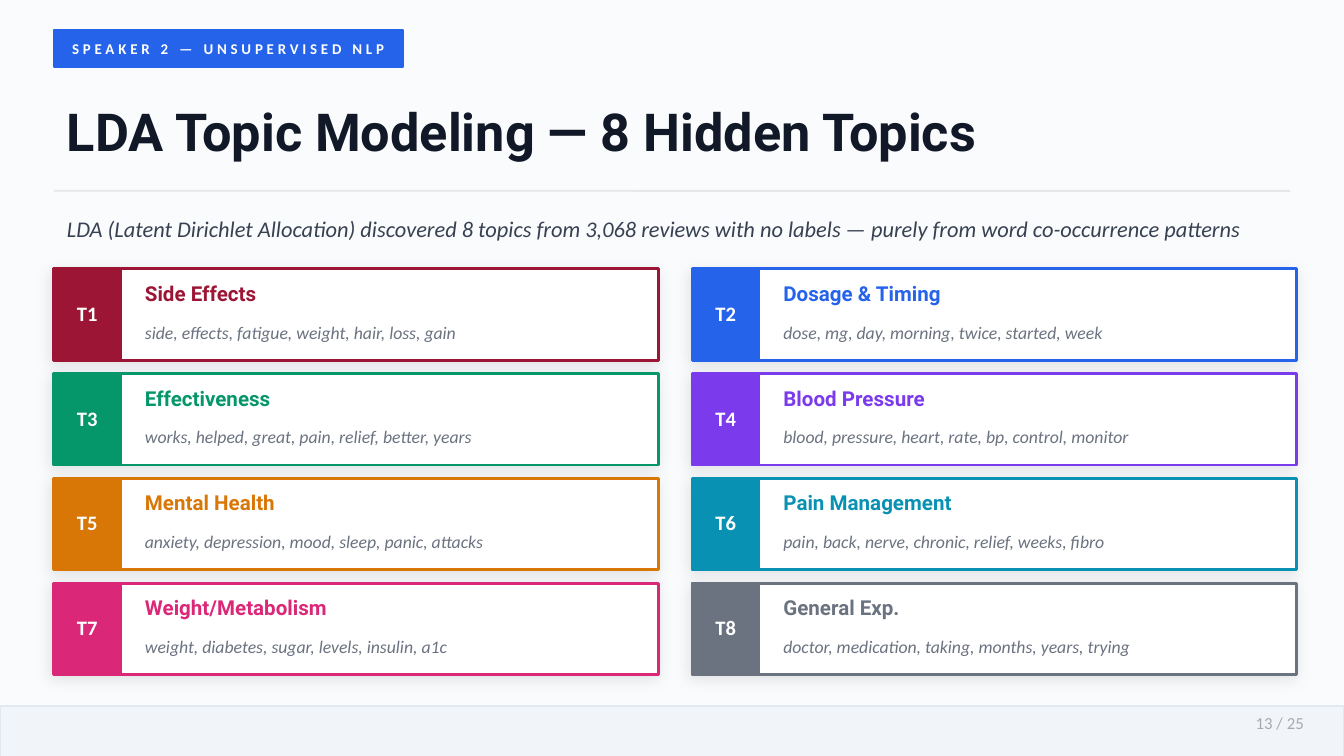
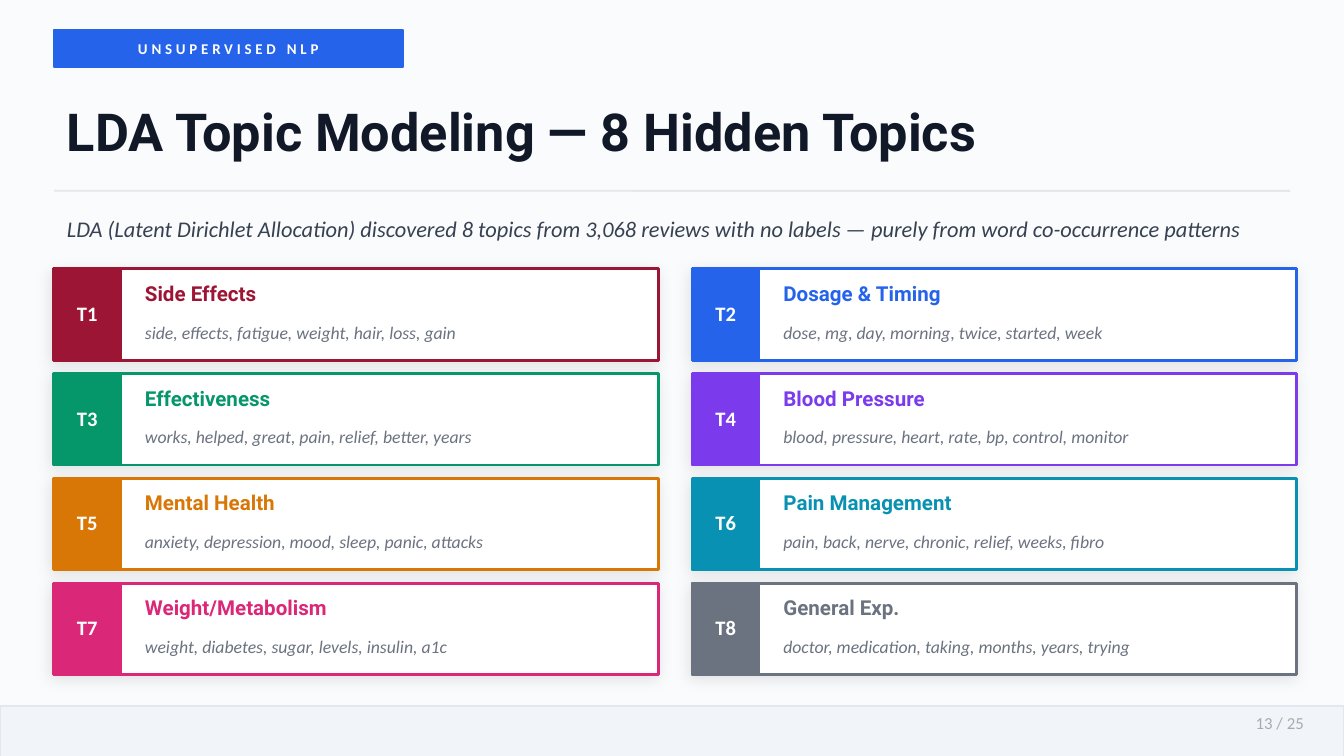
Before and after one commit to Bhawna1201/healthcare-intelligence, a slide deck: slide 13 of healthcare_presentation_notes.pptx. Drawn at 1344x756 pixels with LibreOffice and Linux fonts; fonts in the diff are those of the drawing. Boxes give left, top, right and bottom in pixels: in the first picture for what was removed or moved away, otherwise in the second. Text is boxed around its words. In the diff, an @@ line names an element or a change of style, - is before the commit and + after.

```diff
--- a/healthcare_presentation_notes.pptx
+++ b/healthcare_presentation_notes.pptx
@@ text at (x1=138, y1=44, x2=319, y2=54): text changed @@
-SPEAKER 2 — UNSUPERVISED NLP
+UNSUPERVISED NLP
```
Also in this commit, not shown: 18 other slides changed, 3 other files.
